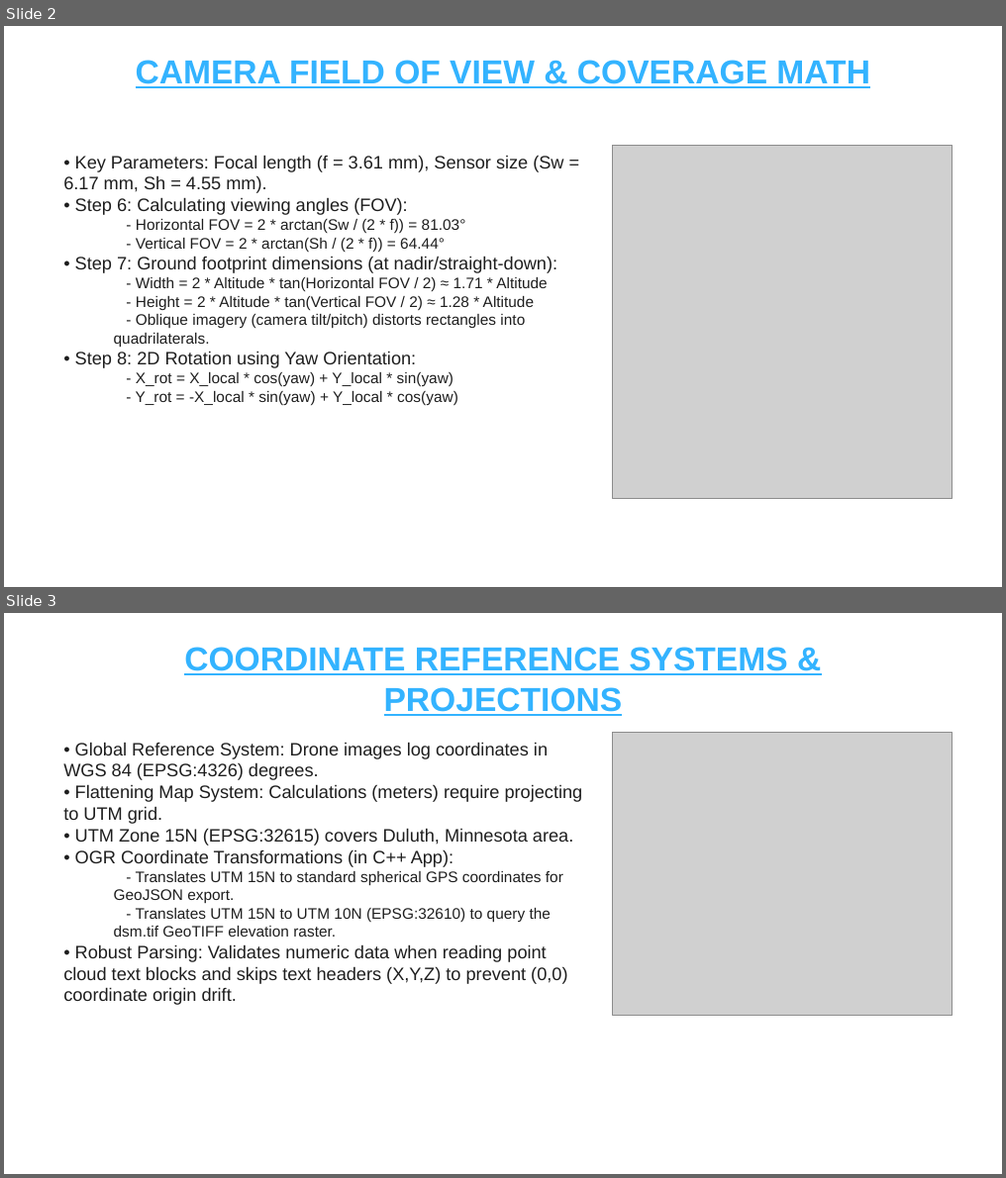
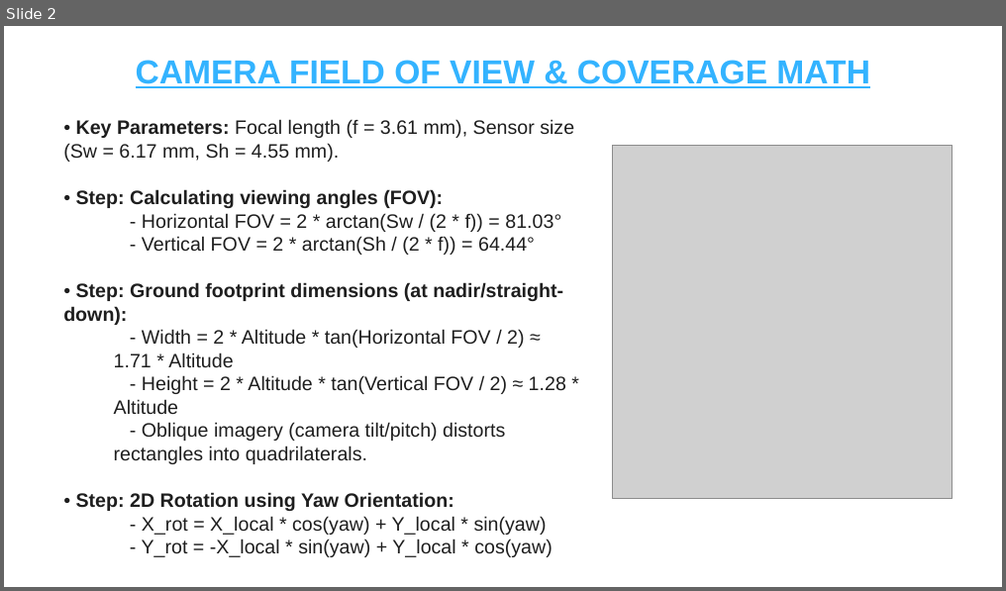
Before and after one commit to kancharlanavyatha/Drone-Footprint-Mapping-using-Qt6, a slide deck: Drone_Footprint_Mapping_and_Metadata_Standards.pptx. Shown one above the other, each under a label of ours: slides 2 and 3 before the commit, slide 2 after it. The pictures are 1006x1178 and 1006x591 pixels, drawn with LibreOffice and Linux fonts; fonts in the diff are those of the drawing; grey boxes stand for pictures. Boxes give left, top, right and bottom in pixels: in the first picture for what was removed or moved away, otherwise in the second. Text is boxed around its words. In the diff, an @@ line names an element or a change of style, - is before the commit and + after.

```diff
--- a/Drone_Footprint_Mapping_and_Metadata_Standards.pptx
+++ b/Drone_Footprint_Mapping_and_Metadata_Standards.pptx
@@ slide 3 removed at [4,613,1002,1174], background #FFFFFF @@
@@ text removed at [184,647,787,716] @@
-COORDINATE REFERENCE SYSTEMS & PROJECTIONS
@@ text removed at [63,742,583,1005] @@
-• Global Reference System: Drone images log coordinates in WGS 84 (EPSG:4326) degrees.
-• Flattening Map System: Calculations (meters) require projecting to UTM grid.
-• UTM Zone 15N (EPSG:32615) covers Duluth, Minnesota area.
-• OGR Coordinate Transformations (in C++ App):
-  - Translates UTM 15N to standard spherical GPS coordinates for GeoJSON export.
-  - Translates UTM 15N to UTM 10N (EPSG:32610) to query the dsm.tif GeoTIFF elevation raster.
-• Robust Parsing: Validates numeric data when reading point cloud text blocks and skips text headers (X,Y,Z) to prevent (0,0) coordinate origin drift.
@@ picture removed at [613,733,952,1016] @@
@@ slide 2 changed as well @@
@@ text "• Key Parameters: Focal length ...": place and size @@
-text "• Key Parameters: Focal length ..." at [63,155,563,405]
+text "• Key Parameters: Focal length ..." at [63,119,574,558]
@@ text at [63,119,574,558]: size 13 to 14 pt in "• Key Parameters: Focal length (f = ..."; bold on in "Key Parameters:"; size 11 to 14 pt in "- Horizontal FOV = 2 * arctan(Sw ...", "- Vertical FOV = 2 * arctan(Sh ...", "- Width = 2 * Altitude * ...", "- Height = 2 * Altitude * ..." and 3 more places @@
@@ text at [76,189,443,208]: text changed; size 13 to 14 pt; bold on @@
-• Step 6: Calculating viewing angles (FOV):
+• Step: Calculating viewing angles (FOV):
@@ text at [63,282,563,325]: text changed; size 13 to 14 pt; bold on @@
-• Step 7: Ground footprint dimensions (at nadir/straight-down):
+• Step: Ground footprint dimensions (at nadir/straight-down):
@@ text at [76,492,454,511]: text changed; size 13 to 14 pt; bold on @@
-• Step 8: 2D Rotation using Yaw Orientation:
+• Step: 2D Rotation using Yaw Orientation:
```
Also in this commit, not shown: 6 other slides changed, 1 other slide removed, 1 other file.
